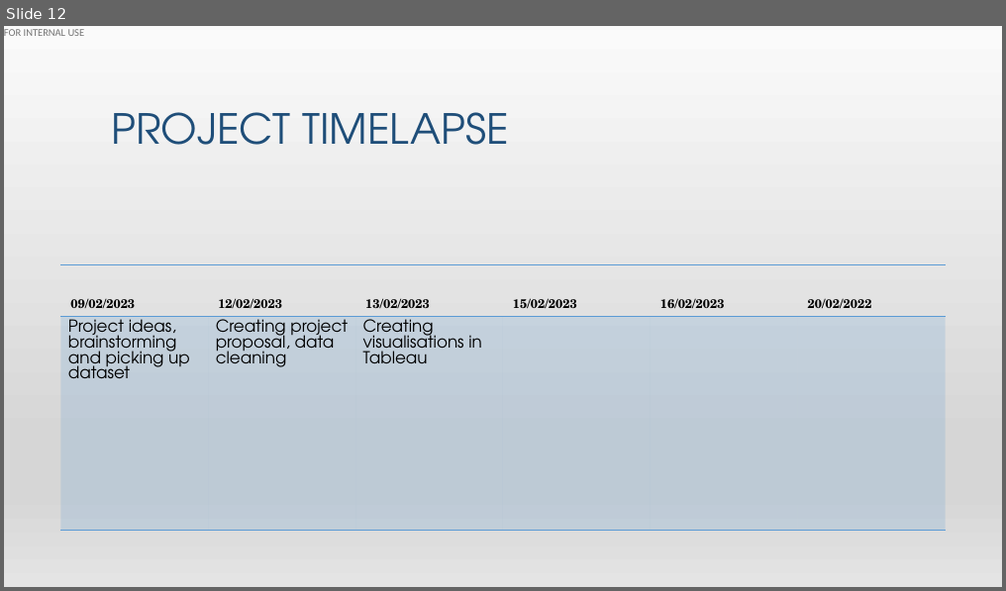
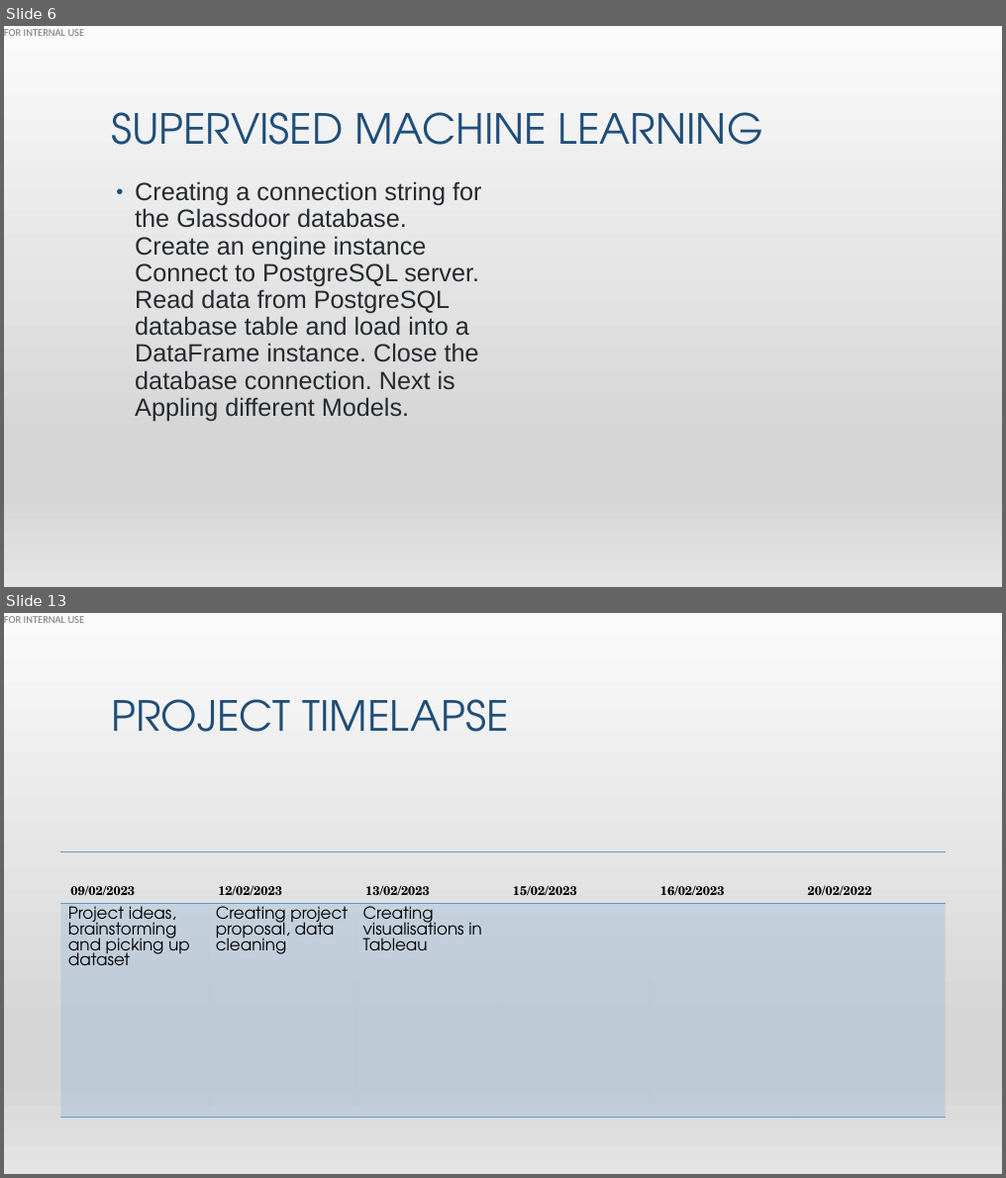
Before and after one commit to hibaa-a/MachineLearning_GlassdoorReviews, a slide deck: glassdoor_presentation.pptx. Shown one above the other, each under a label of ours: slide 12 before the commit, slides 6 and 13 after it; the slides between them are not shown. The pictures are 1006x591 and 1006x1178 pixels, drawn with LibreOffice and Linux fonts; fonts in the diff are those of the drawing. Boxes give left, top, right and bottom in pixels: in the first picture for what was removed or moved away, otherwise in the second. Text is boxed around its words. In the diff, an @@ line names an element or a change of style, - is before the commit and + after.

```diff
--- a/glassdoor_presentation.pptx
+++ b/glassdoor_presentation.pptx
@@ slide 6 added at bbox=[4, 26, 1002, 587], background gradient #F2F2F2 to #E7E6E6 to #FFFFFF to #D0CECE; not listed: 2 template elements that a slide beside it also shows @@
@@ title added at bbox=[111, 112, 763, 145], 40 pt, text #1F4E79 @@
+SUPERVISED MACHINE LEARNING
@@ text added at bbox=[135, 181, 481, 422], 24 pt, text #24292F @@
+• Creating a connection string for the Glassdoor database. Create an engine instance Connect to PostgreSQL server. Read data from PostgreSQL database table and load into a DataFrame instance. Close the database connection. Next is Appling different Models.
@@ what was slide 12 is now slide 13 @@
```
Also in this commit, not shown: 6 other slides added, 6 slides removed.
